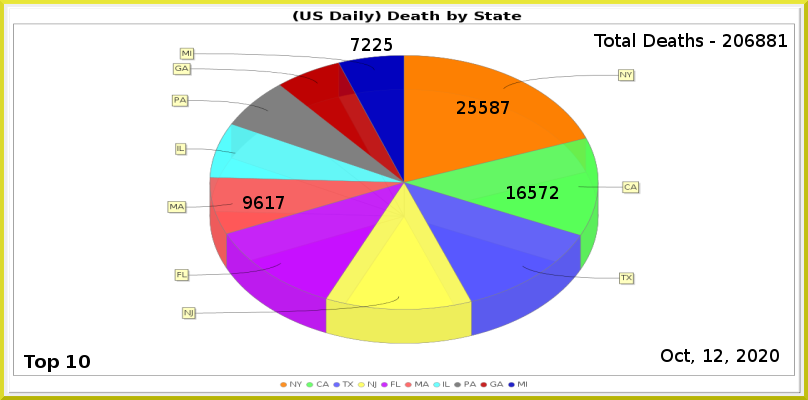
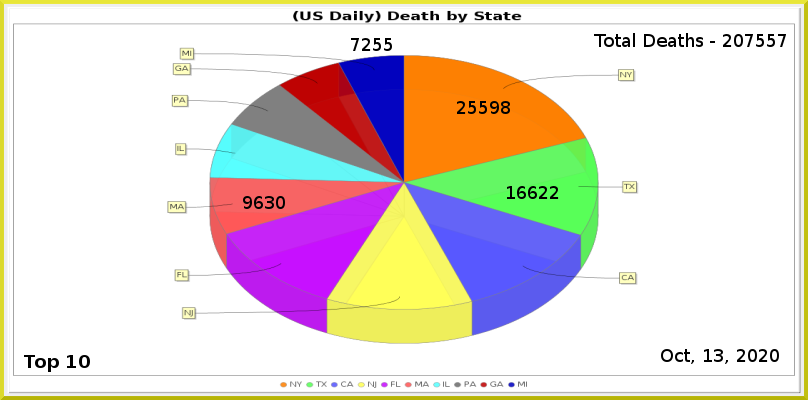
The second 808x400 image is a revision of the first. Changes to its layers:
painted on "Least" over [left=373, top=38, right=382, bottom=51]
painted on "MA" over [left=265, top=196, right=285, bottom=209]
painted on "CA" over [left=528, top=186, right=548, bottom=199]
painted on "NY" over [left=490, top=101, right=510, bottom=114]
renamed "Total Deaths - 206881" to "Total Deaths - 207557", painted on it over [left=745, top=34, right=787, bottom=47]
painted on "Current Date" over [left=714, top=349, right=723, bottom=362]
painted on "Death_by_State.png" over [left=167, top=48, right=641, bottom=388]
